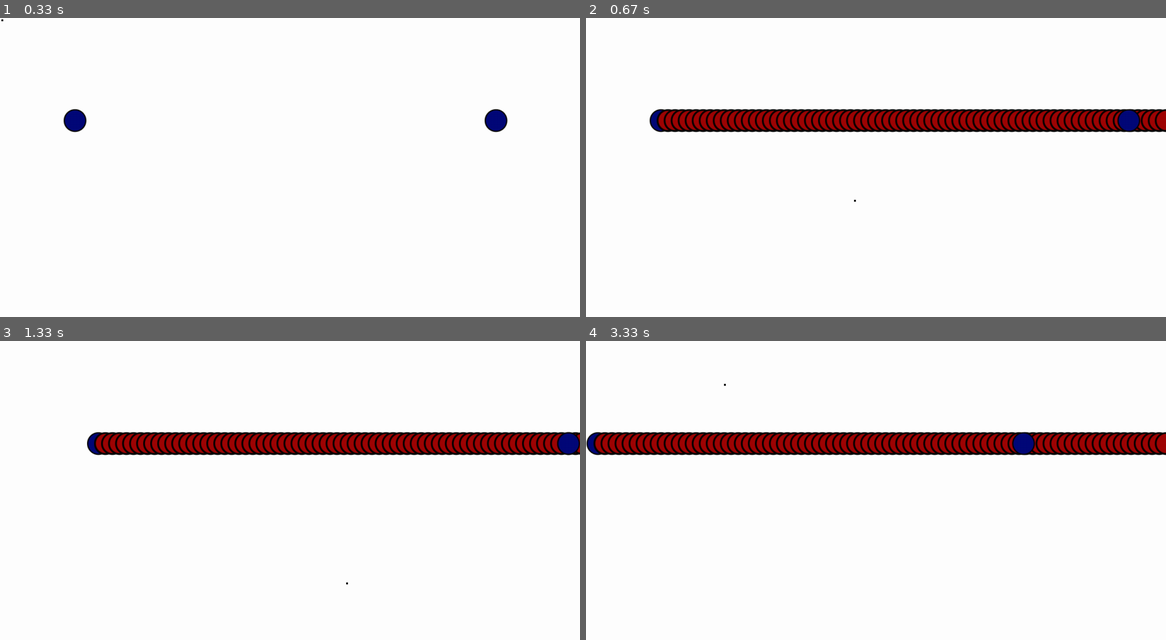
Above: before the commit, frames 1-4 (two rows, left to right).
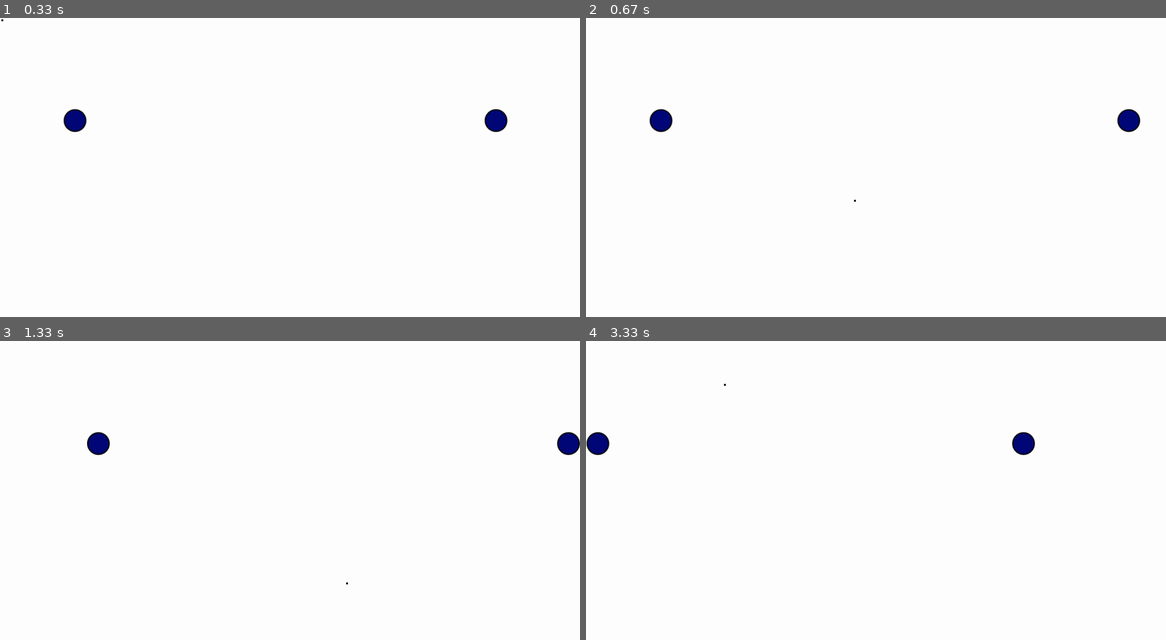
Above: after the commit, the same moments.

Repository: fanagiannis/DECK-COMMANDER
Game: pygame game, started from Game.py
The game is run twice, just before and just after one commit, with the same random seed, the same clock (stepped at 60 frames per second) and the same inputs.
Inputs (mouse positions are in pixels of both pictures, inside the frame that each line leads up to):
- Up to frame 1 (0.33 s): no input
- Up to frame 2 (0.67 s): hold Space from 0.33 s (still down); hold Right from 0.33 s (still down); move the mouse to (852, 200) at 0.37 s
- Up to frame 3 (1.33 s): release Space at 0.8 s; release Right at 0.8 s; click (150, 511) at 0.88 s; hold Right from 1.17 s (still down); hold D from 1.17 s (still down); click (348, 583) at 1.25 s
- Up to frame 4 (3.33 s): release Right at 1.63 s; release D at 1.63 s; hold Up 1.67-1.97 s; hold W 1.67-1.97 s; click (696, 457) at 1.75 s; hold Left 2-2.53 s; hold A 2-2.53 s; click (963, 391) at 2.08 s; hold Down 2.57-2.87 s; hold S 2.57-2.87 s; click (945, 538) at 2.65 s; hold Left 2.9-3.3 s; hold A 2.9-3.3 s; click (725, 385) at 2.98 s

Frame 1 is identical in both runs. In frame 2, 6.6% of the frame differs, in the area x 12-100%, y 30-39%; in frame 3, 6.2%; in frame 4, 7.4%, in the area x 1-100%, y 30-39%.

Commit message:
0.3.3.8 fuck

Diff:
--- a/Game.py
+++ b/Game.py
@@ -88,20 +88,18 @@
     def __init__(self,posx,posy):
         super().__init__()
         self.image = pygame.image.load(link_op+"\\Enemy.png")
-        #self.image.fill(color_black)
         self.rect=self.image.get_rect()
         self.rect.center=(posx,posy)
-        self.posx=posx
-        self.posy=posy
         self.speed=15
 
-    def fire(self,surface):
+    def fire(self,surface,x,y):
+        posx=x
+        posy=y
+        while posx<display_width:
+            #self.rect.move_ip(self.speed,0)
+            posx+=self.speed
+            self.update()
         surface.blit(self.image,self.rect)
-
-
-
-
-
 
 #AIM
 
@@ -208,21 +206,7 @@
                     self.rect.move_ip(-self.speed,0)
 
     def shoot(self):
-        mousepos=find_mouse_pos()
-        rand_string=["BANG","BING","BONG"]
-        #print(mousepos)
-        posx , posy = self.find_pos()
-        print(posx,posy)
-        Bullet=Projectile(posx,posy)
-        print(Bullet.posx,Bullet.posy)
-        print(rand_string[random.randint(0,2)])
-        while Bullet.rect.centerx<display_width:
-            #print(Bullet.rect.center)
-            #Bullet.posx+= Bullet.speed
-            Bullet.rect.move_ip(Bullet.speed,0)
-            Bullet.fire(display_window)
-            #Bullet.update()
-        return Projectile
+       mouse_pos=find_mouse_pos()
 
 
 
@@ -292,10 +276,9 @@
             sys.exit(0)
         if event.type==pygame.KEYDOWN:
             if event.key == pygame.K_SPACE:
-                if P.Fire:
-                    P.Fire=False
-                else:
-                    P.Fire=True
+                x,y=P.find_pos()
+                Bullet=Projectile(x,y)
+                Bullet.fire(display_window,x,y)
         if event.type==pygame.MOUSEBUTTONUP:
              if event.button == 1: #RIGHT KEY
                 P.shoot()
@@ -324,8 +307,7 @@
     #SPAWN
 
     P.spawn(display_window)
-    if P.Fire:
-        P.shoot()
+
     if Multiplayer:
         P2.spawn(display_window)
 
